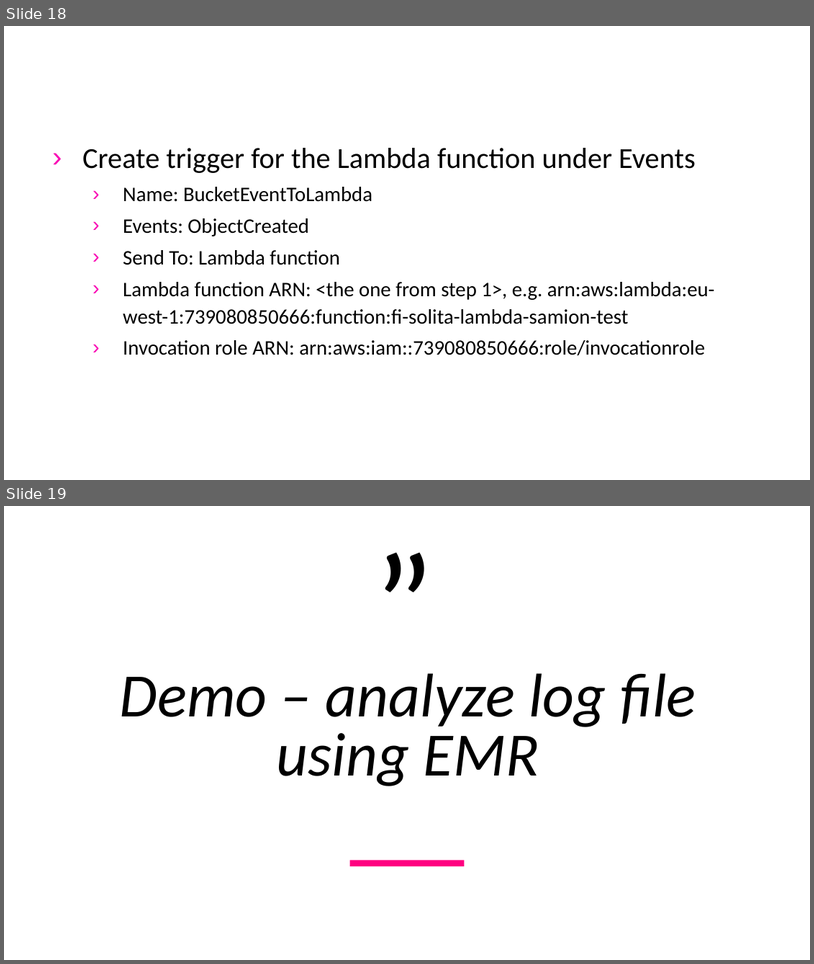
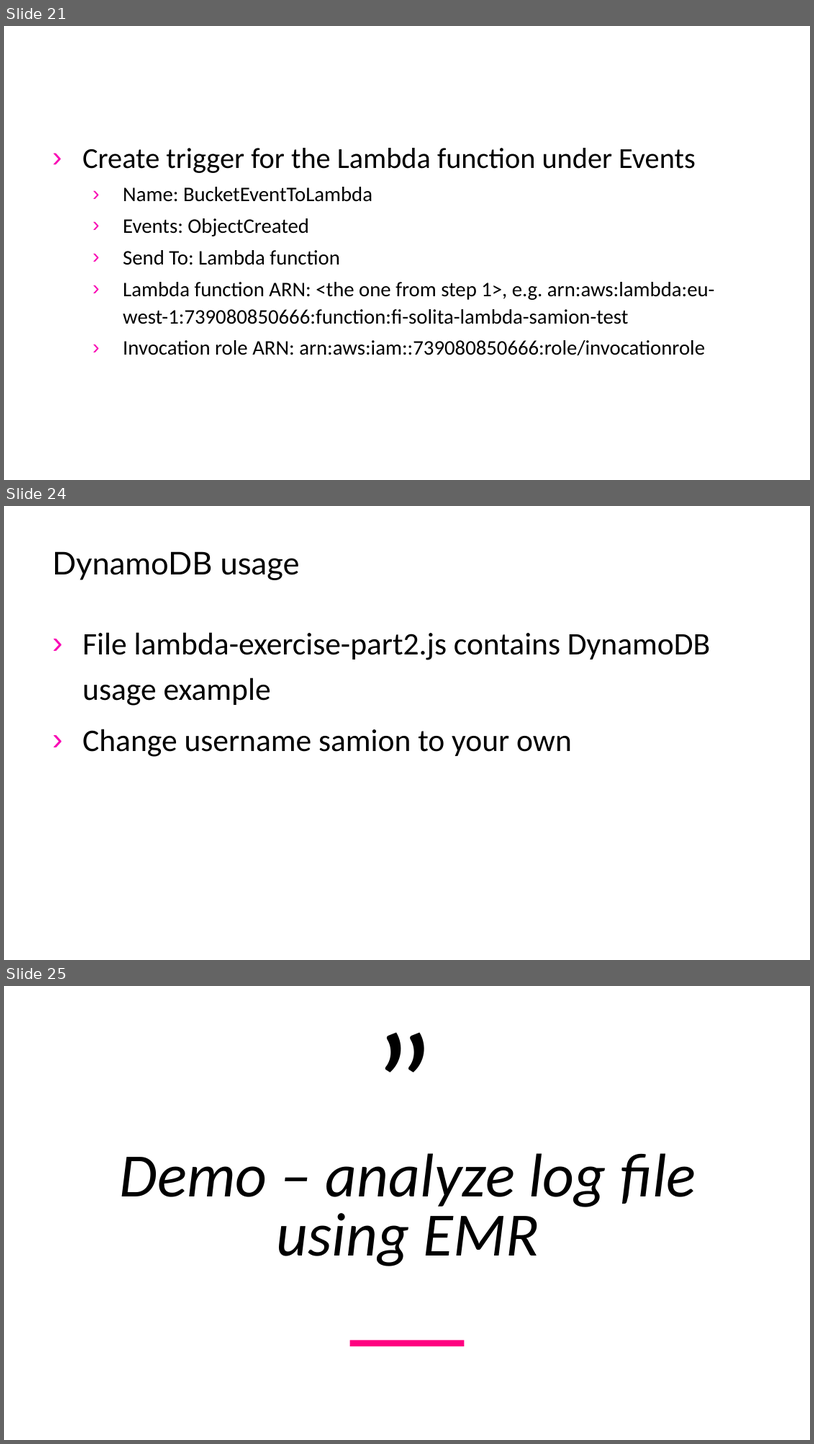
Before and after one commit to samion/aws-lambda, a slide deck: AWS-Lambda.pptx. Shown one above the other, each under a label of ours: slides 18 and 19 before the commit, slides 21, 24 and 25 after it; the slides between them are not shown. The pictures are 814x964 and 814x1444 pixels, drawn with LibreOffice and Linux fonts; fonts in the diff are those of the drawing; background and template pictures are left out. Boxes give left, top, right and bottom in pixels: in the first picture for what was removed or moved away, otherwise in the second. Text is boxed around its words. In the diff, an @@ line names an element or a change of style, - is before the commit and + after.

```diff
--- a/AWS-Lambda.pptx
+++ b/AWS-Lambda.pptx
@@ slide 24 added at [4,506,810,960], background #FFFFFF @@
@@ title added at [52,551,300,580], 28 pt, text #000000 @@
+DynamoDB usage
@@ text added at [82,632,710,757], 28 pt, text #000000 @@
+› File lambda-exercise-part2.js contains DynamoDB usage example
+› Change username samion to your own
@@ what was slide 18 is now slide 21 @@
@@ what was slide 19 is now slide 25 @@
```
Also in this commit, not shown: 7 slides changed, 5 other slides added.
